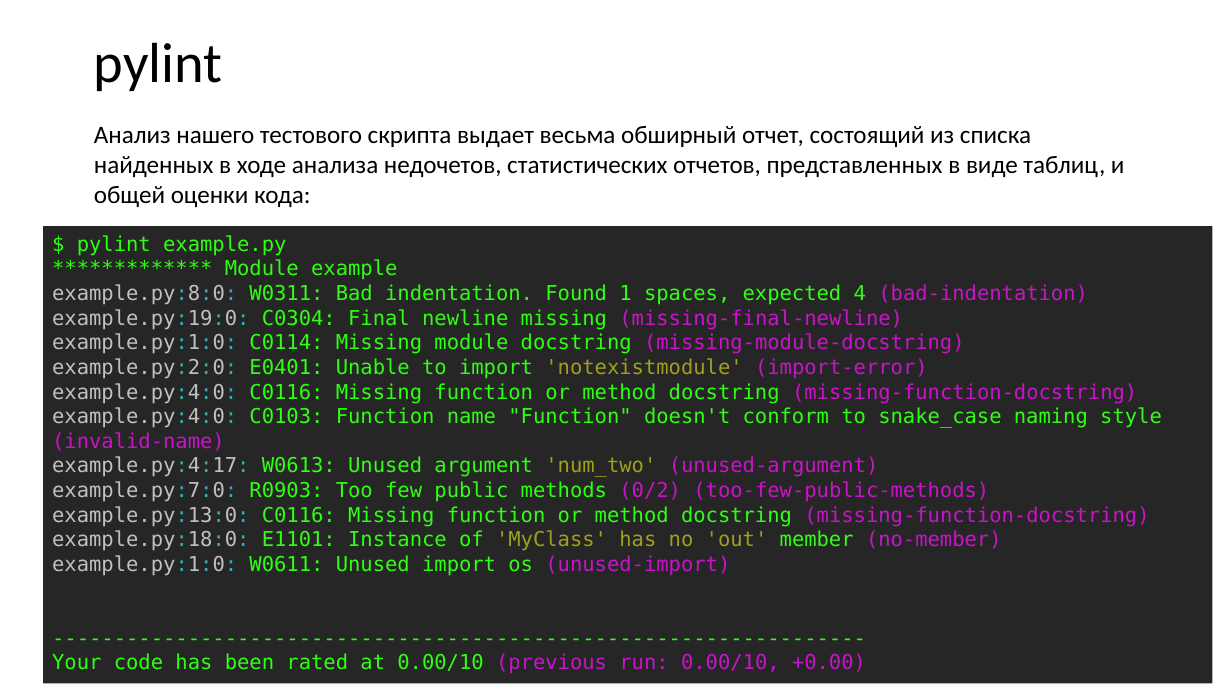
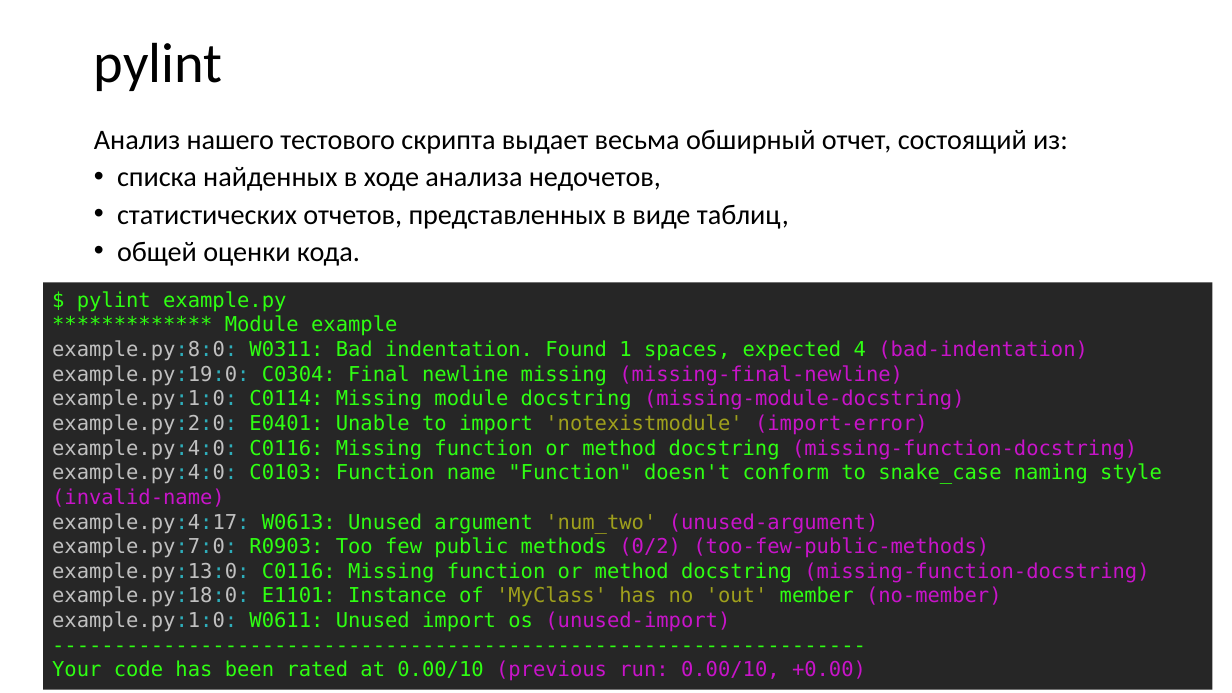
Before and after one commit to xtrueman/prog_instruments, a slide deck: slide 25 of presentations/StaticAnalysers.pptx. Drawn at 1232x693 pixels with LibreOffice and Linux fonts; fonts in the diff are those of the drawing. Boxes give left, top, right and bottom in pixels: in the first picture for what was removed or moved away, otherwise in the second. Text is boxed around its words. In the diff, an @@ line names an element or a change of style, - is before the commit and + after.

```diff
--- a/presentations/StaticAnalysers.pptx
+++ b/presentations/StaticAnalysers.pptx
@@ text at [94, 130, 1068, 266]: text changed; size 19.6 to 22 pt @@
-Анализ нашего тестового скрипта выдает весьма обширный отчет, состоящий из списка найденных в ходе анализа недочетов, статистических отчетов, представленных в виде таблиц, и общей оценки кода:
+Анализ нашего тестового скрипта выдает весьма обширный отчет, состоящий из:
+• списка найденных в ходе анализа недочетов,
+• статистических отчетов, представленных в виде таблиц,
+• общей оценки кода.
@@ rectangle "$ pylint example.py": place and size @@
-rectangle "$ pylint example.py" at [43, 226, 1214, 684]
+rectangle "$ pylint example.py" at [43, 283, 1214, 690]
```
Also in this commit, not shown: 21 other slides changed, 5 slides added, 1 slide removed.
